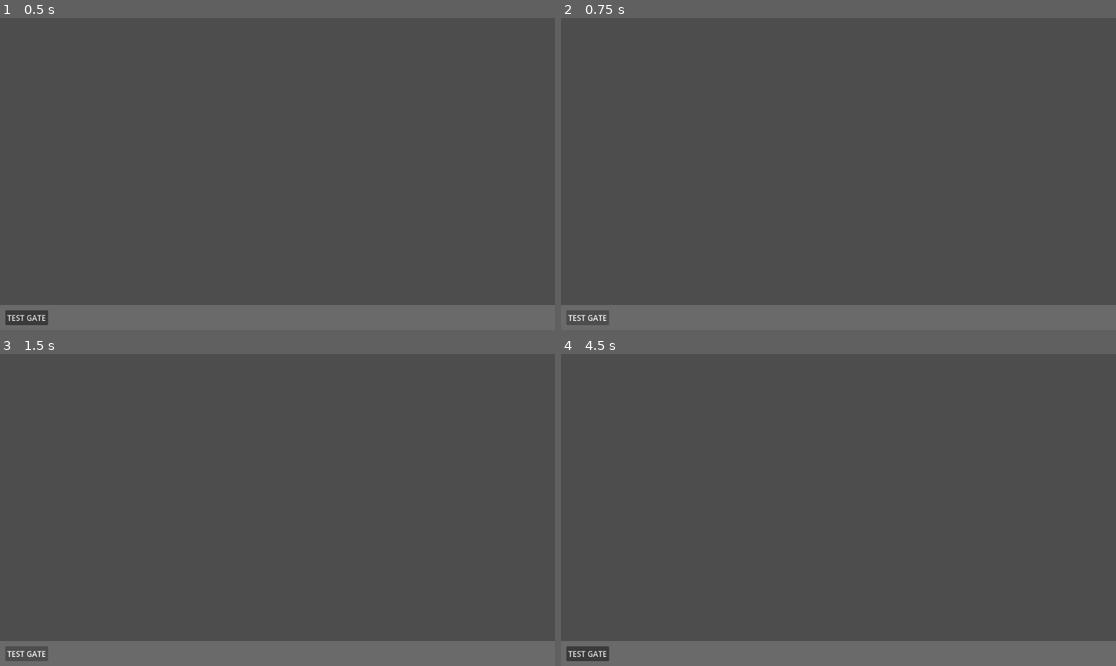
Above: before the commit, frames 1-4 (two rows, left to right).
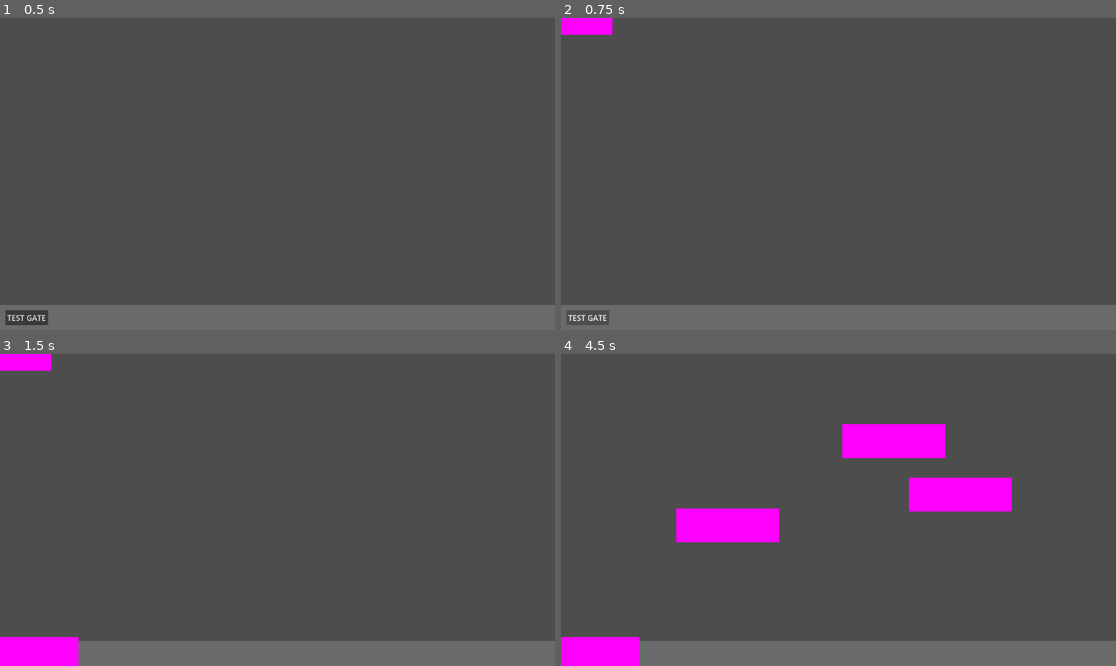
Above: after the commit, the same moments.

Repository: BetaCarinae-lab/IO
Game: Godot game, scene res://main.tscn
Same seed, same stepped clock (60 frames per second), same inputs: the game is played once before the commit and once after it.
Inputs (mouse positions are in pixels of both pictures, inside the frame that each line leads up to):
- Up to frame 1 (0.5 s): no input
- Up to frame 2 (0.75 s): click "TEST GATE" at 0.5 s
- Up to frame 3 (1.5 s): click "TEST GATE" at 1.25 s
- Up to frame 4 (4.5 s): click "TEST GATE" at 2 s; tap Enter at 2.75, 4.25 s; move the mouse to (960, 494) at 2.77 s; click (960, 494) at 2.85 s; tap Space at 3.5 s; move the mouse to (727, 525) at 3.52 s; click (727, 525) at 3.6 s; move the mouse to (894, 441) at 4.27 s; click (894, 441) at 4.35 s

Frame 1 is identical in both runs. In frame 2, 0.5% of the frame differs, in the area x 0-10%, y 0-6%; in frame 3, 1.8%; in frame 4, 7.4%, in the area x 0-82%, y 22-100%.

Commit message:
Fixing my basic placing and click logic

Diff:
--- a/main.gd
+++ b/main.gd
@@ -5,15 +5,24 @@
 }
 @onready var testbutton = get_node("Control/ColorRect/Button")
 @onready var buttonscript = get_node("Control")
+var holding = gates["test"].instantiate()
+var dragging = false
 
 func _ready() -> void:
 	testbutton.pressed.connect(_on_button_pressed.bind("test"))
 	print("Loaded")
+	print(holding)
 
 func _on_button_pressed(button: String) -> void:
-	print("BUTTON CLICKED: " + button)
-
-
+	holding = gates[button].instantiate()
+	add_child(holding)
+	dragging = true
 
 func _input(event: InputEvent) -> void:
-	pass
+	if event is InputEventMouseMotion and dragging and holding:
+		holding.position = event.position  # follow mouse
+
+	if event.is_action_released("holdanddrop") and dragging:
+		holding.position = event.position  # place at final position
+		holding = null                     # drop reference, object stays in scene
+		dragging = false
